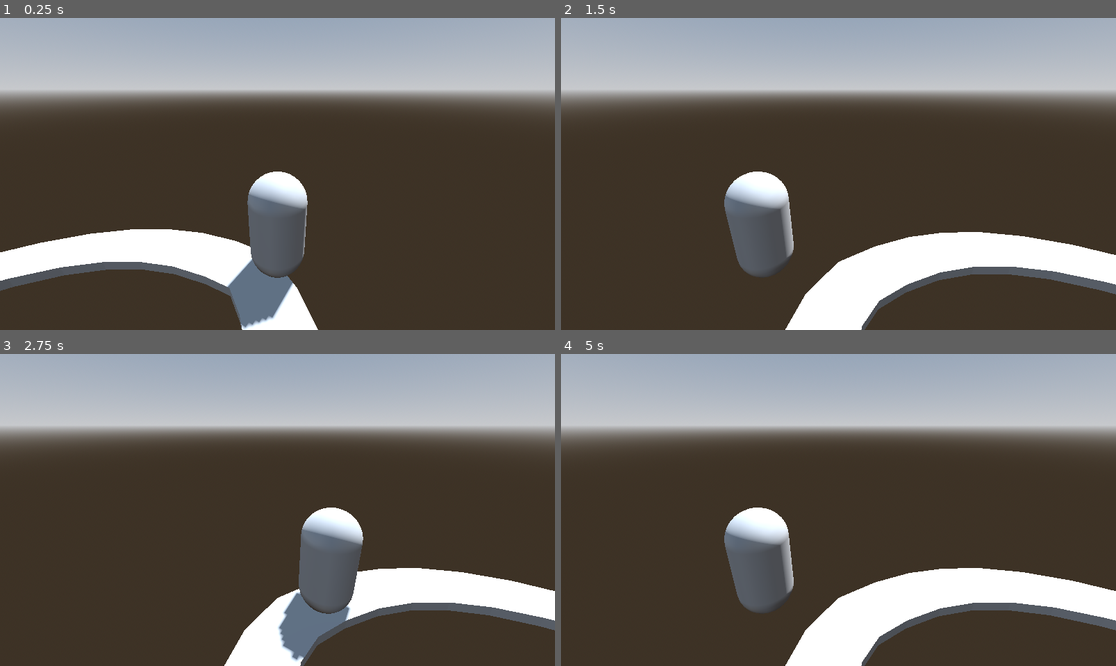
Above: before the commit, frames 1-4 (two rows, left to right).
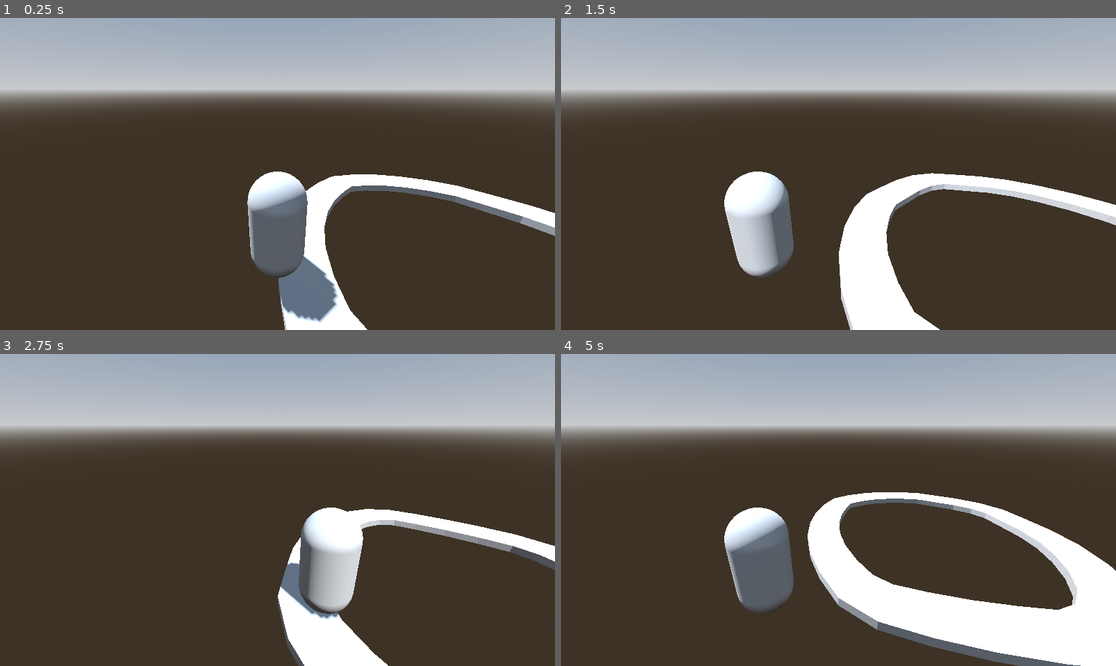
Above: after the commit, the same moments.

Repository: ludovancy/endless-roller
Game: Godot game, scene res://world.tscn
Two runs of this game, one before a commit and one after it. Both use one fixed random seed, a clock stepped at 60 frames per second and the inputs below.
Inputs (mouse positions are in pixels of both pictures, inside the frame that each line leads up to):
- Up to frame 1 (0.25 s): no input
- Up to frame 2 (1.5 s): move the mouse to (960, 158) at 0.52 s; click (960, 158) at 0.67 s; drag from (727, 189) to (810, 236) at 1.27 s
- Up to frame 3 (2.75 s): move the mouse to (333, 441) at 2.02 s; click (333, 441) at 2.17 s
- Up to frame 4 (5 s): drag from (810, 572) to (672, 463) at 2.77 s; move the mouse to (1005, 556) at 3.52 s; click (1005, 556) at 3.67 s; drag from (672, 463) to (755, 432) at 4.27 s

The runs differ from the first frame. In frame 1, 14% of the frame differs, in the area x 0-100%, y 50-100%; in frame 2, 14%; in frame 3, 14%; in frame 4, 18%, in the area x 29-100%, y 44-100%.

Commit message:
Infinite new paths

Diff:
--- a/src/player.gd
+++ b/src/player.gd
@@ -1,11 +1,16 @@
 extends Node3D
+
+signal request_new_path(paths_remaining)
 
 @onready var character_body_3d: CharacterBody3D = $CharacterBody3D
 @export var road_width : float = 9.0
+@export var init_speed : float = 0.2
+var speed = init_speed
 var dragging: bool = false
 
 var t = 0
 var curve : Curve3D = null
+var next_curves : Array = []
 
 func _ready() -> void:
 	get_parent().connect("new_curve", set_new_curve)
@@ -32,8 +37,15 @@
 	if not curve:
 		print("No curve")
 		return
-	t += delta
-	position = curve.sample_baked(t * curve.get_baked_length(), true)
+	t += delta * speed
+	transform = curve.sample_baked_with_rotation(t * curve.get_baked_length(), true)
+	if t > 1:
+		t -= 1
+		curve = next_curves.pop_front()
+		request_new_path.emit(len(next_curves))
 
 func set_new_curve(new_curve : Curve3D):
-	curve = new_curve
+	if curve == null:
+		curve = new_curve
+		return
+	next_curves.append(new_curve)
--- a/src/world.gd
+++ b/src/world.gd
@@ -1,12 +1,22 @@
 extends Node3D
 
 signal new_curve
+
+@export var max_paths : int = 2
 
 @onready var path_3d: Path3D = $Path3D
 @onready var csg_polygon_3d: CSGPolygon3D = $CSGPolygon3D
 @onready var path_3d_2: Path3D = $Path3D2
 @onready var csg_polygon_3d_2: CSGPolygon3D = $CSGPolygon3D2
+@onready var player: Node3D = $Player
 
 
 func _ready():
 	new_curve.emit(path_3d.curve)
+	player.connect("request_new_path", make_new_path)
+
+func make_new_path(paths_remaining):
+	for i in range(max_paths - paths_remaining):
+		# TODO: generate a different path
+		print("Generated new path")
+		new_curve.emit(path_3d.curve)
